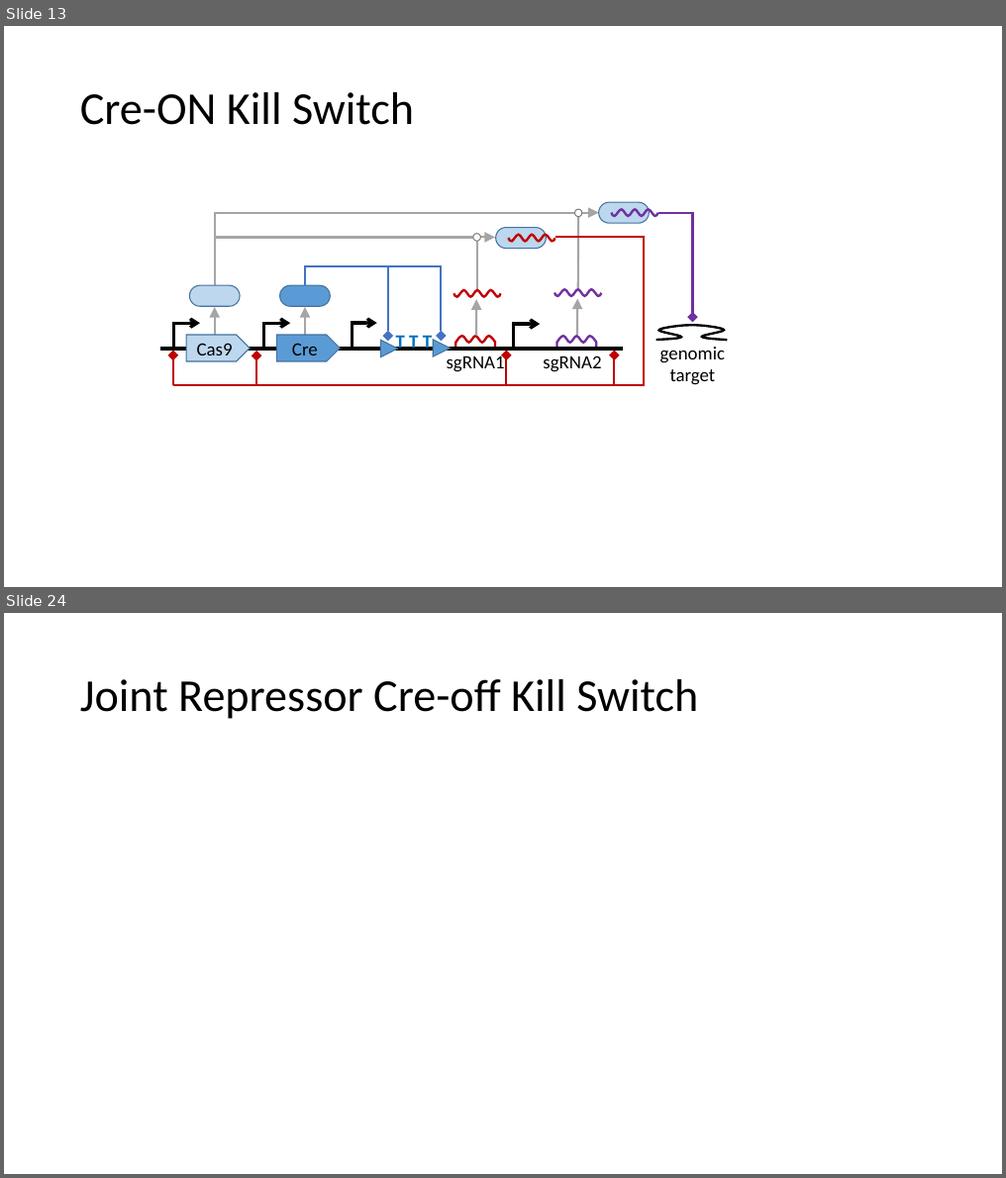
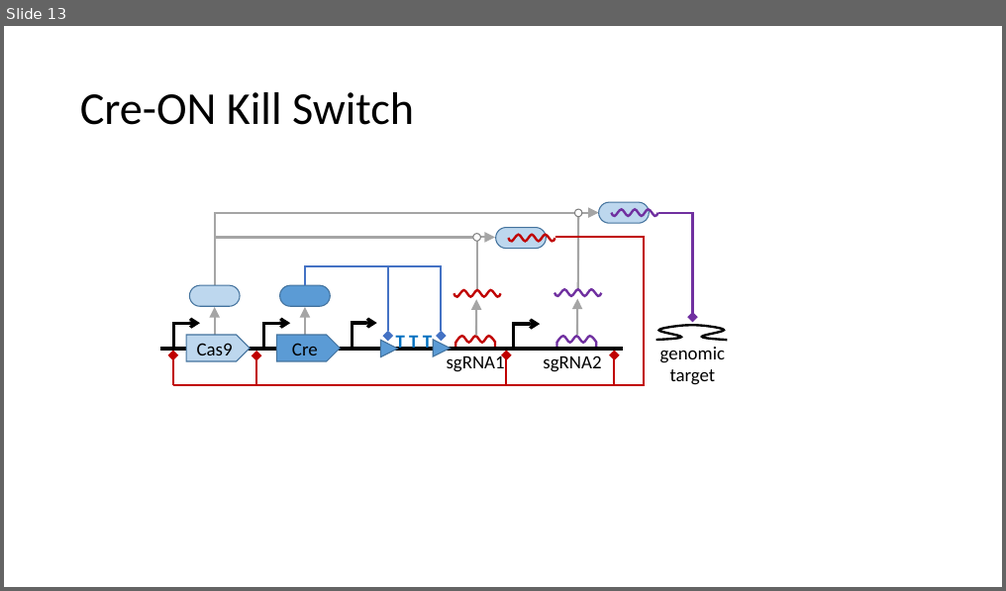
Before and after one commit to TASBE/CRISPR-safety-switches, a slide deck: paper_figures/sbolvisual/17 Combinations.pptx. Shown one above the other, each under a label of ours: slides 13 and 24 before the commit, slide 13 after it; the slides between them are not shown. The pictures are 1006x1178 and 1006x591 pixels, drawn with LibreOffice and Linux fonts; fonts in the diff are those of the drawing. Boxes give left, top, right and bottom in pixels: in the first picture for what was removed or moved away, otherwise in the second. Text is boxed around its words. In the diff, an @@ line names an element or a change of style, - is before the commit and + after.

```diff
--- a/paper_figures/sbolvisual/17 Combinations.pptx
+++ b/paper_figures/sbolvisual/17 Combinations.pptx
@@ slide 24 removed at [4, 613, 1002, 1174], background #FFFFFF @@
@@ title removed at [80, 679, 698, 719] @@
-Joint Repressor Cre-off Kill Switch
```
Also in this commit, not shown: 4 slides changed, 2 slides added, 7 other slides removed.
